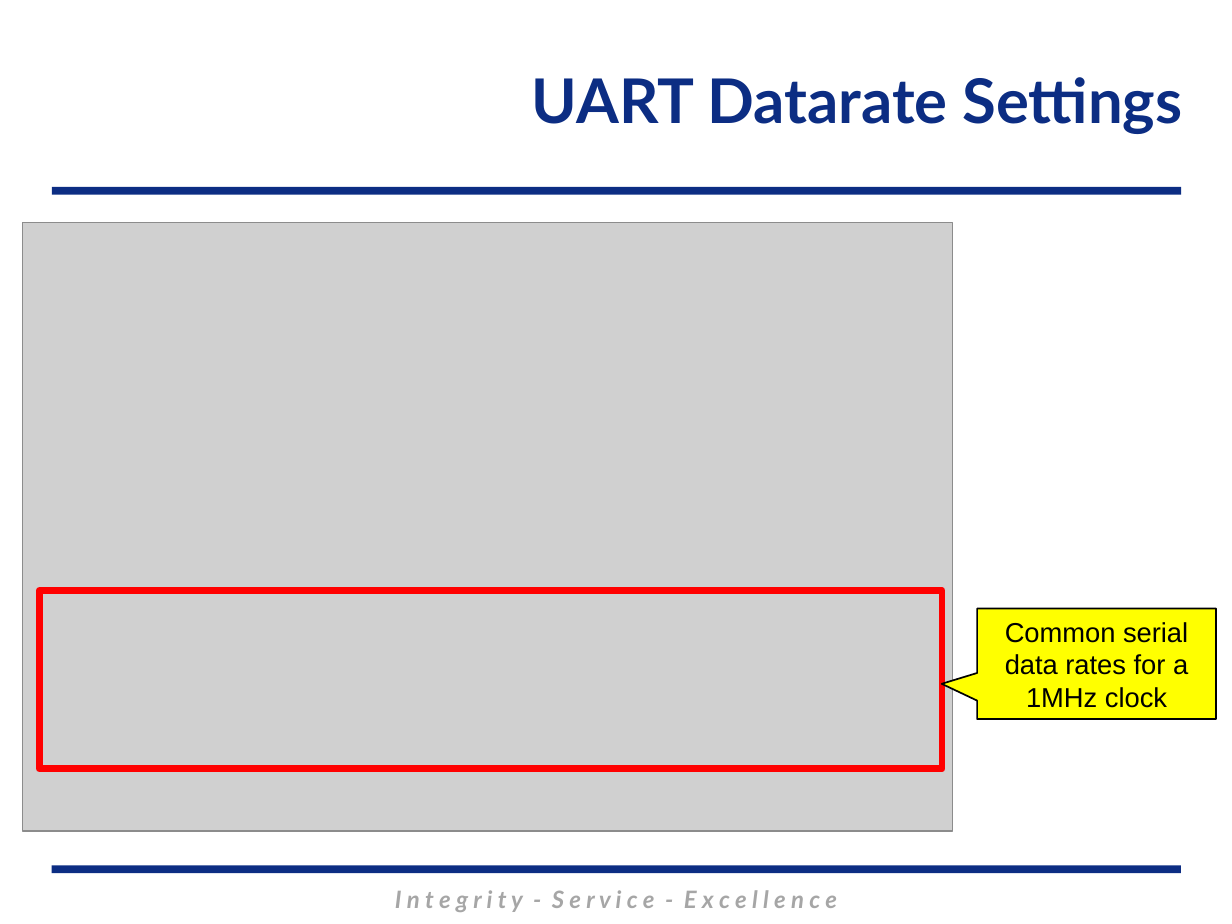
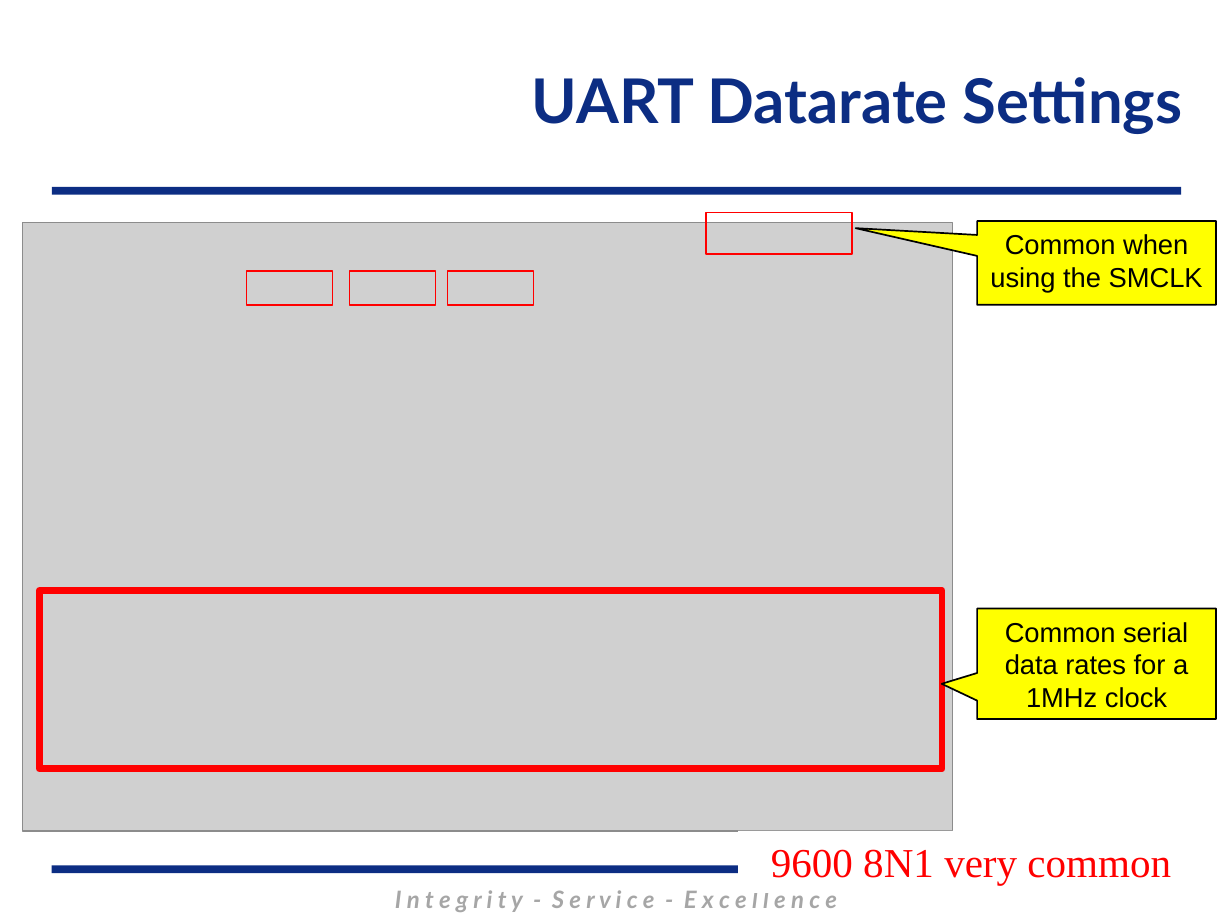
Before and after one commit to MarsUniversity/ECE382, a slide deck: slide 34 of source/lessons/lsn32-33-34/Lsn32-33-34.pptx (slide 33 before the commit). Drawn at 1232x924 pixels with LibreOffice and Linux fonts; fonts in the diff are those of the drawing; grey boxes stand for pictures; background and template pictures are left out. Boxes give left, top, right and bottom in pixels: in the first picture for what was removed or moved away, otherwise in the second. Text is boxed around its words. In the diff, an @@ line names an element or a change of style, - is before the commit and + after.

```diff
--- a/source/lessons/lsn32-33-34/Lsn32-33-34.pptx
+++ b/source/lessons/lsn32-33-34/Lsn32-33-34.pptx
@@ rectangle added at (x1=706, y1=212, x2=851, y2=254), outline #FF0000 1 pt @@
@@ speech box added at (x1=977, y1=221, x2=1216, y2=304), fill #FFFF00, outline #000000 1 pt, 16 pt, text #000000 @@
+Common when using the SMCLK
@@ rectangle added at (x1=246, y1=271, x2=333, y2=306), outline #FF0000 1 pt @@
@@ rectangle added at (x1=350, y1=271, x2=436, y2=306), outline #FF0000 1 pt @@
@@ rectangle added at (x1=447, y1=271, x2=533, y2=306), outline #FF0000 1 pt @@
@@ text added at (x1=771, y1=849, x2=1171, y2=885), 24 pt, text #FF0000 @@
+9600 8N1 very common
```
Also in this commit, not shown: 8 other slides changed, 9 slides added, 3 slides removed.
